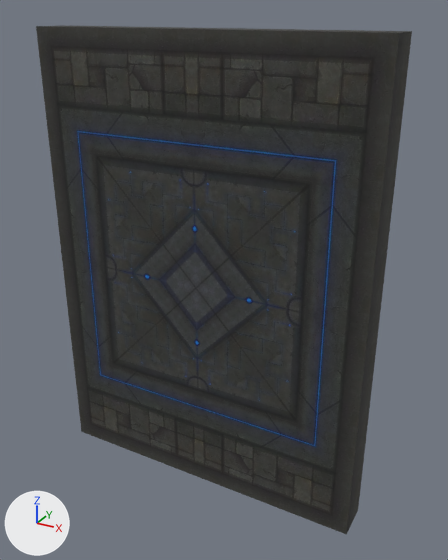
One commit to the OBJ model sceneobjs/mingjie_yewai_351/mingjie_yewai_351_dimian_01.obj: the scene before it, then after it.
Rendered twice from a 50 mm lens placed at (1239.0, -2169.0, 1070.0), pointed at (68.0, -38.0, 5.0). The lights are fixed; the arrows at lower left show +X, +Y and +Z. Where no turn or scale is listed for an object, it has been applied to the vertices. Vertices at the same position are counted once.

The first picture shows 'mingjie_yewai_351_dimian_01'.
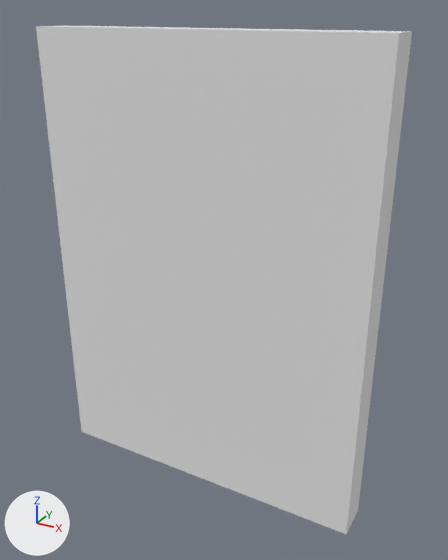
Location of each change, [x1, y1, x2, y2] in pixels of the pictures (448 x 560 px):
part 1 of me_mingjie_yewai_351_dimian_01, recoloured (black to grey)
    both: [52, 47, 373, 515]
part 2 of me_mingjie_yewai_351_dimian_01, recoloured (black to grey)
    both: [36, 25, 412, 535]

Patch to the scene script:
```diff
--- a/sceneobjs/mingjie_yewai_351/mingjie_yewai_351_dimian_01.obj.py
+++ b/sceneobjs/mingjie_yewai_351/mingjie_yewai_351_dimian_01.obj.py
@@ mat_material_1_1 @@
+mat_material_1_1 = principled_material('material_1')
+mat_material_1_1.base_color = (0.8, 0.8, 0.8)  # white #e7e7e7
+mat_material_1_1.roughness = 1.0
@@ mat_material_2_1 @@
+mat_material_2_1 = principled_material('material_2')
+mat_material_2_1.base_color = (0.8, 0.8, 0.8)  # white #e7e7e7
+mat_material_2_1.roughness = 1.0
@@ me_mingjie_yewai_351_dimian_01 @@
 me_mingjie_yewai_351_dimian_01.from_pydata(...)  # 203 vertices, 376 faces; spans x -733.0..733.0, y -158.0..2.0, z -1000.0..1000.0
 # used by ob_mingjie_yewai_351_dimian_01; location = (0.0, 0.0, 0.0)
+# me_mingjie_yewai_351_dimian_01 part 1: all 96 faces that had it switch from mat_material_2 (picture img_mingjie_yewai_351_dimian_01_02_png) to mat_material_2_1 (white #e7e7e7)
+# me_mingjie_yewai_351_dimian_01 part 2: all 280 faces that had it switch from mat_material_1 (picture img_mingjie_yewai_351_dimian_01_01_png) to mat_material_1_1 (white #e7e7e7)
```
